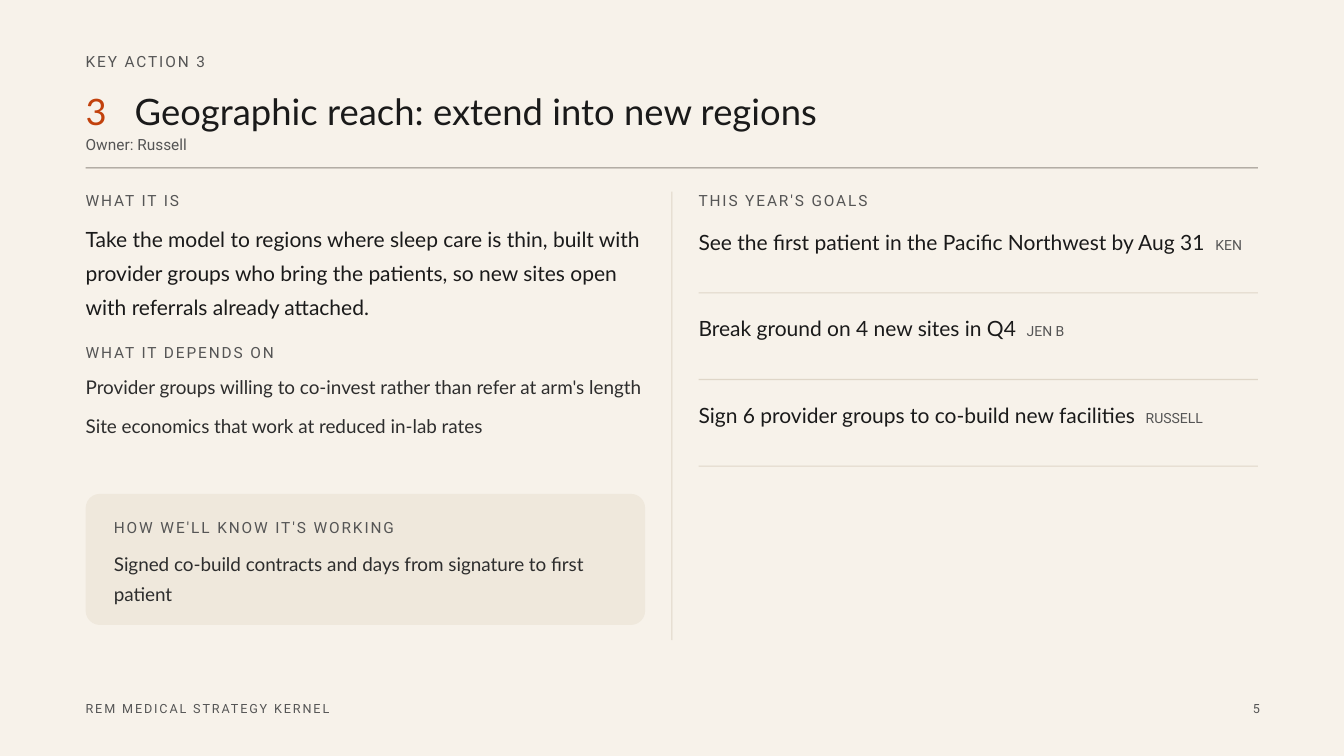
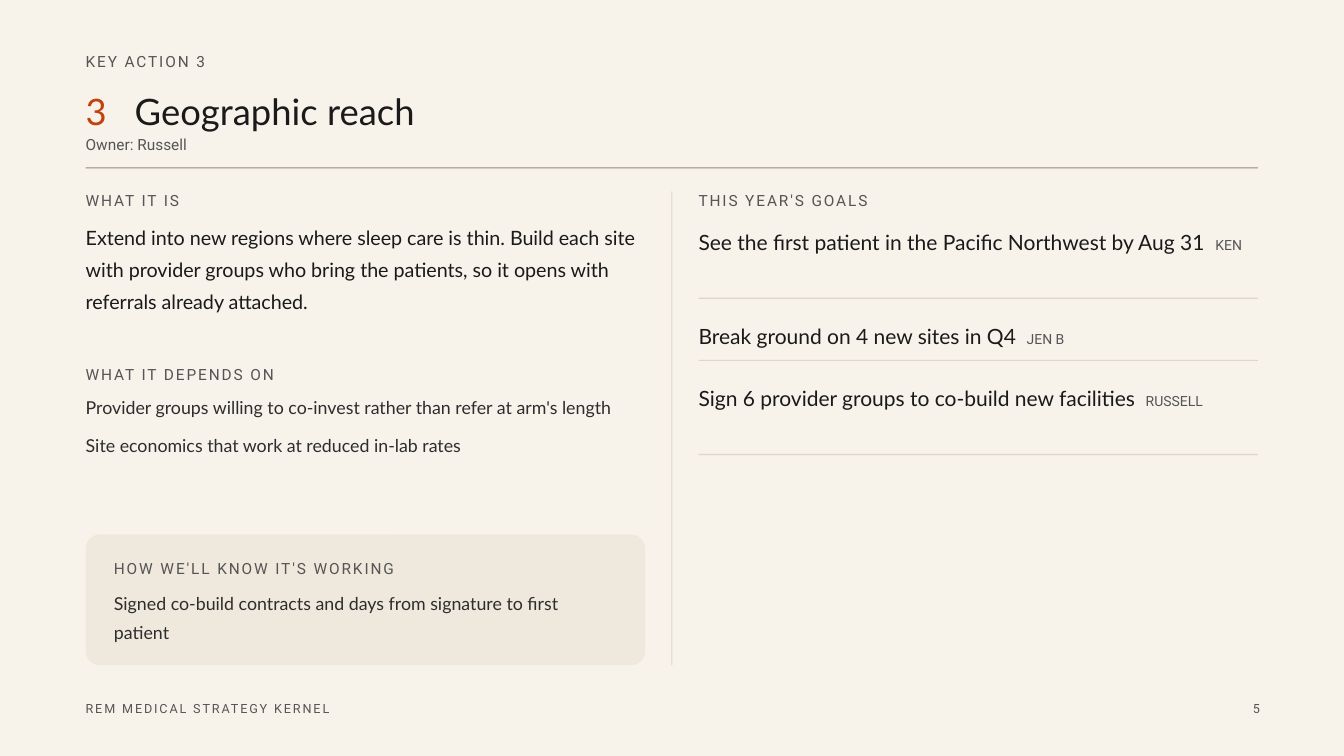
Before and after one commit to bigchewy/aligned_cc_skills, a slide deck: slide 5 of frameworks/kernel-of-good-strategy/example-strategy-kernel.pptx. Drawn at 1344x756 pixels with LibreOffice and Linux fonts; fonts in the diff are those of the drawing. Boxes give left, top, right and bottom in pixels: in the first picture for what was removed or moved away, otherwise in the second. Text is boxed around its words. In the diff, an @@ line names an element or a change of style, - is before the commit and + after.

```diff
--- a/frameworks/kernel-of-good-strategy/example-strategy-kernel.pptx
+++ b/frameworks/kernel-of-good-strategy/example-strategy-kernel.pptx
@@ text at box(86, 98, 415, 132): text changed @@
-3 Geographic reach: extend into new regions
+3 Geographic reach
@@ rectangle: place and size @@
-rectangle at box(671, 192, 673, 640)
+rectangle at box(671, 192, 673, 665)
@@ text at box(86, 230, 635, 313): text changed; size 15 to 14.1 pt @@
-Take the model to regions where sleep care is thin, built with provider groups who bring the patients, so new sites open with referrals already attached.
+Extend into new regions where sleep care is thin. Build each site with provider groups who bring the patients, so it opens with referrals already attached.
@@ rectangle: place and size @@
-rectangle at box(699, 292, 1258, 293)
+rectangle at box(699, 297, 1258, 298)
@@ text "Break ground on 4 new ...": place and size @@
-text "Break ground on 4 new ..." at box(699, 320, 1065, 340)
+text "Break ground on 4 new ..." at box(699, 328, 1065, 348)
@@ text "WHAT IT DEPENDS ON": place and size @@
-text "WHAT IT DEPENDS ON" at box(86, 343, 645, 361)
+text "WHAT IT DEPENDS ON" at box(86, 365, 645, 383)
@@ text "Sign 6 provider groups to ...": place and size @@
-text "Sign 6 provider groups to ..." at box(699, 407, 1203, 427)
+text "Sign 6 provider groups to ..." at box(699, 390, 1203, 410)
@@ rectangle: place and size @@
-rectangle at box(699, 379, 1258, 380)
+rectangle at box(699, 360, 1258, 361)
@@ text "Provider groups willing to co-invest ...": place and size @@
-text "Provider groups willing to co-invest ..." at box(86, 380, 641, 433)
+text "Provider groups willing to co-invest ..." at box(86, 401, 611, 452)
@@ text "Provider groups willing to co-invest ..." at box(86, 401, 611, 452): size 13.5 to 12.7 pt @@
@@ rectangle: place and size @@
-rectangle at box(699, 466, 1258, 467)
+rectangle at box(699, 454, 1258, 455)
@@ rounded rectangle: place and size @@
-rounded rectangle at box(86, 494, 645, 625)
+rounded rectangle at box(86, 534, 645, 665)
@@ text "HOW WE'LL KNOW IT'S WORKING": place and size @@
-text "HOW WE'LL KNOW IT'S WORKING" at box(114, 521, 394, 533)
+text "HOW WE'LL KNOW IT'S WORKING" at box(114, 562, 394, 574)
@@ text "Signed co-build contracts and days ..." at box(114, 597, 558, 642): size 13.5 to 12.7 pt @@
@@ text "Signed co-build contracts and days ...": place and size @@
-text "Signed co-build contracts and days ..." at box(114, 557, 583, 605)
+text "Signed co-build contracts and days ..." at box(114, 597, 558, 642)
```
Also in this commit, not shown: 6 other slides changed, 7 other files.
